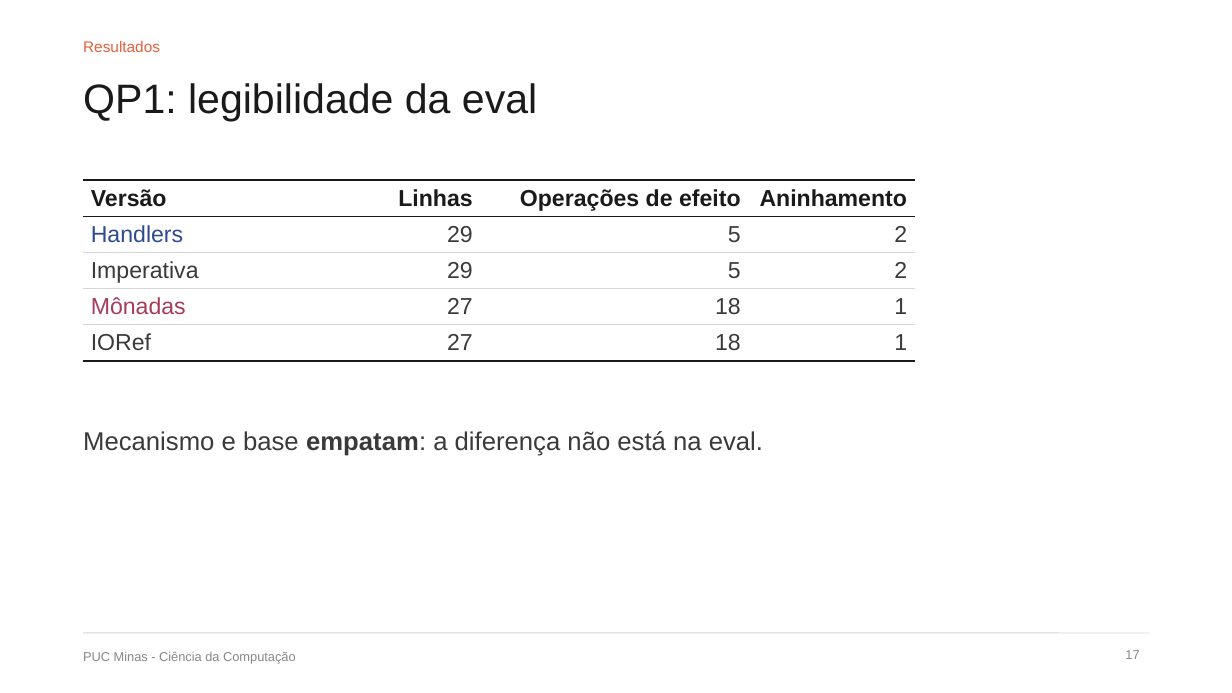
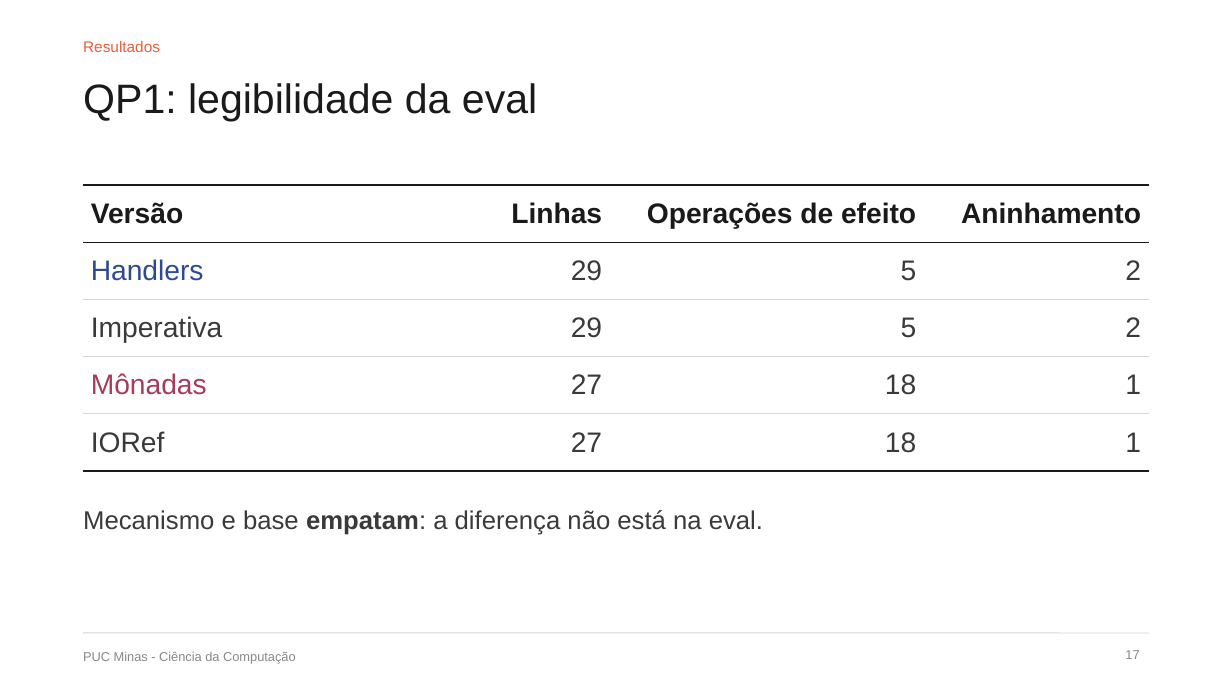
Before and after one commit to DiegoMarchioni/TCC, a slide deck: slide 17 of apresentacao/dissertacao/defesa.pptx. Drawn at 1232x693 pixels with LibreOffice and Linux fonts; fonts in the diff are those of the drawing. Boxes give left, top, right and bottom in pixels: in the first picture for what was removed or moved away, otherwise in the second. Text is boxed around its words. In the diff, an @@ line names an element or a change of style, - is before the commit and + after.

```diff
--- a/apresentacao/dissertacao/defesa.pptx
+++ b/apresentacao/dissertacao/defesa.pptx
@@ table at box(83, 185, 1149, 457) @@
@@ size 18 to 22 pt @@
@@ table: place and size @@
-table at box(83, 180, 915, 354)
+table at box(83, 185, 1149, 457)
@@ text "Mecanismo e base empatam: a ...": place and size @@
-text "Mecanismo e base empatam: a ..." at box(83, 431, 763, 456)
+text "Mecanismo e base empatam: a ..." at box(83, 510, 763, 535)
```
Also in this commit, not shown: 10 other slides changed, 1 other file.
